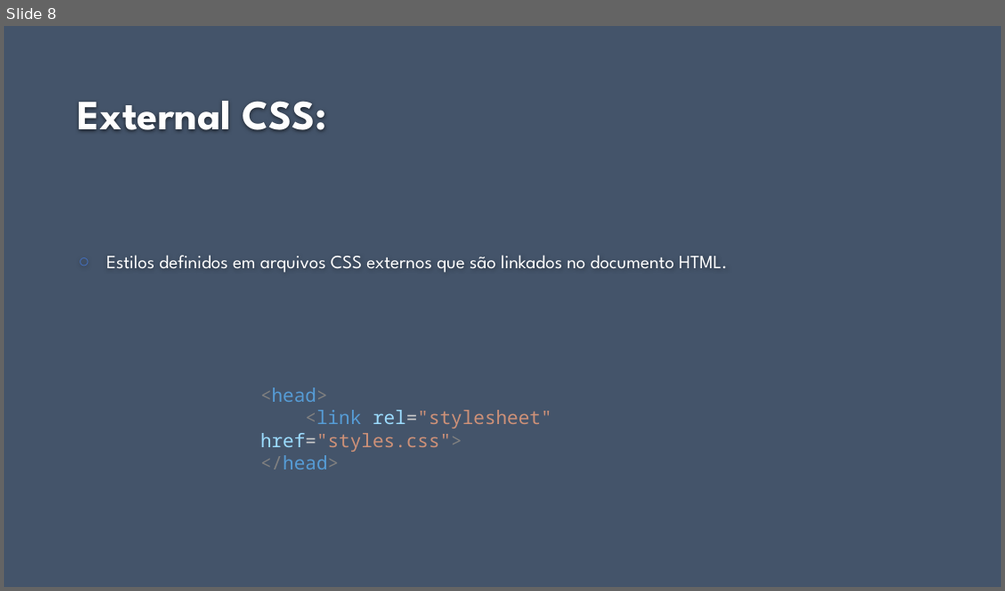
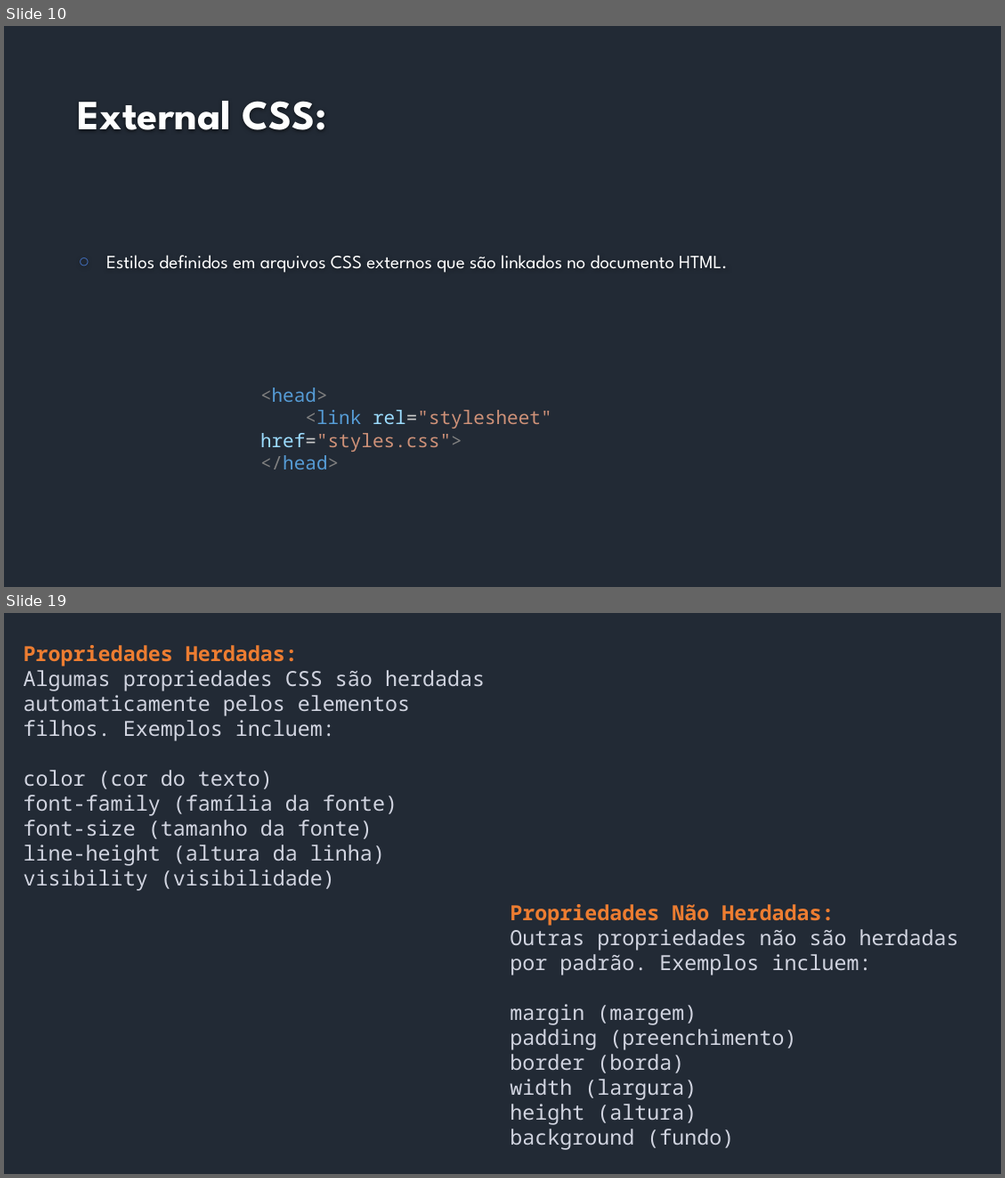
Before and after one commit to fabio-sudo/Curso_JS, a slide deck: HTML_CSS/Material_Html/Intermediário/7 - CSS.pptx. Shown one above the other, each under a label of ours: slide 8 before the commit, slides 10 and 19 after it; the slides between them are not shown. The pictures are 1005x591 and 1005x1178 pixels, drawn with LibreOffice and Linux fonts; fonts in the diff are those of the drawing; background and template pictures are left out. Boxes give left, top, right and bottom in pixels: in the first picture for what was removed or moved away, otherwise in the second. Text is boxed around its words. In the diff, an @@ line names an element or a change of style, - is before the commit and + after.

```diff
--- a/HTML_CSS/Material_Html/Intermediário/7 - CSS.pptx
+++ b/HTML_CSS/Material_Html/Intermediário/7 - CSS.pptx
@@ slide 19 added at (4,613,1001,1174), background #222A35 @@
@@ text added at (24,645,485,891), 20 pt, text #D1D4E0 @@
+Propriedades Herdadas:
+Algumas propriedades CSS são herdadas automaticamente pelos elementos filhos. Exemplos incluem:
+color (cor do texto)
+font-family (família da fonte)
+font-size (tamanho da fonte)
+line-height (altura da linha)
+visibility (visibilidade)
@@ text added at (510,904,959,1150), 20 pt, text #D1D4E0 @@
+Propriedades Não Herdadas:
+Outras propriedades não são herdadas por padrão. Exemplos incluem:
+margin (margem)
+padding (preenchimento)
+border (borda)
+width (largura)
+height (altura)
+background (fundo)
@@ what was slide 8 is now slide 10 @@
@@ slide 10 changed as well @@
@@ background #44546A to #222A35 @@
```
Also in this commit, not shown: 7 other slides changed, 9 other slides added, 8 other files.
